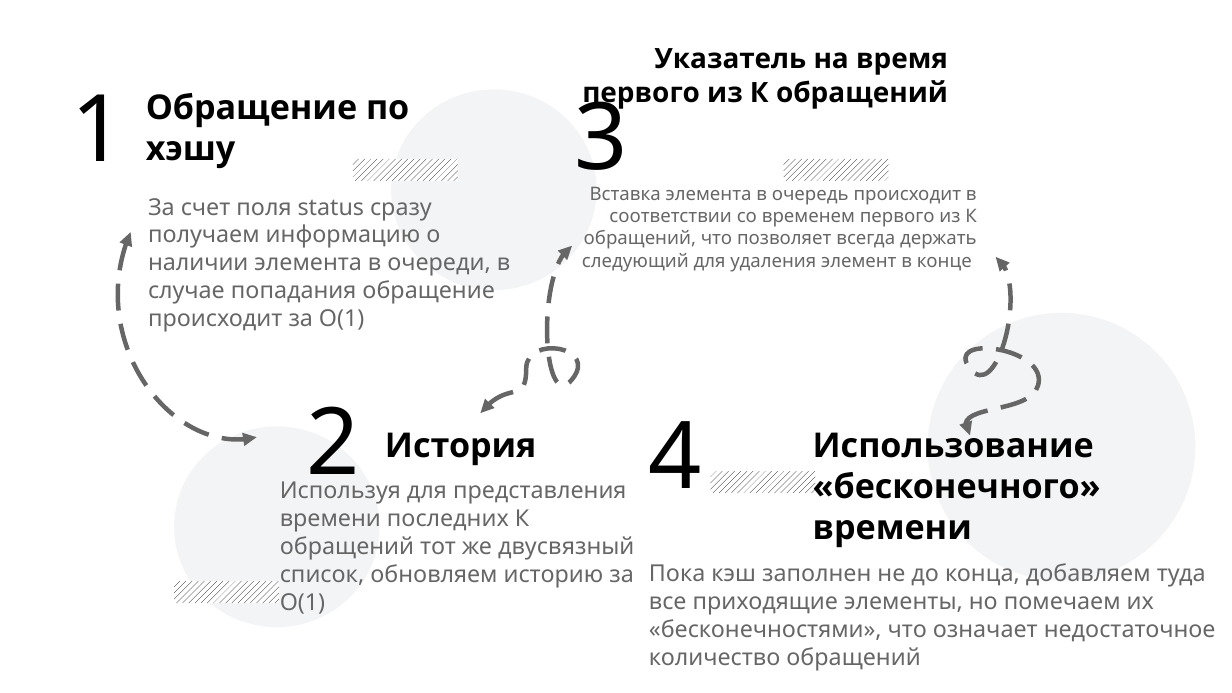
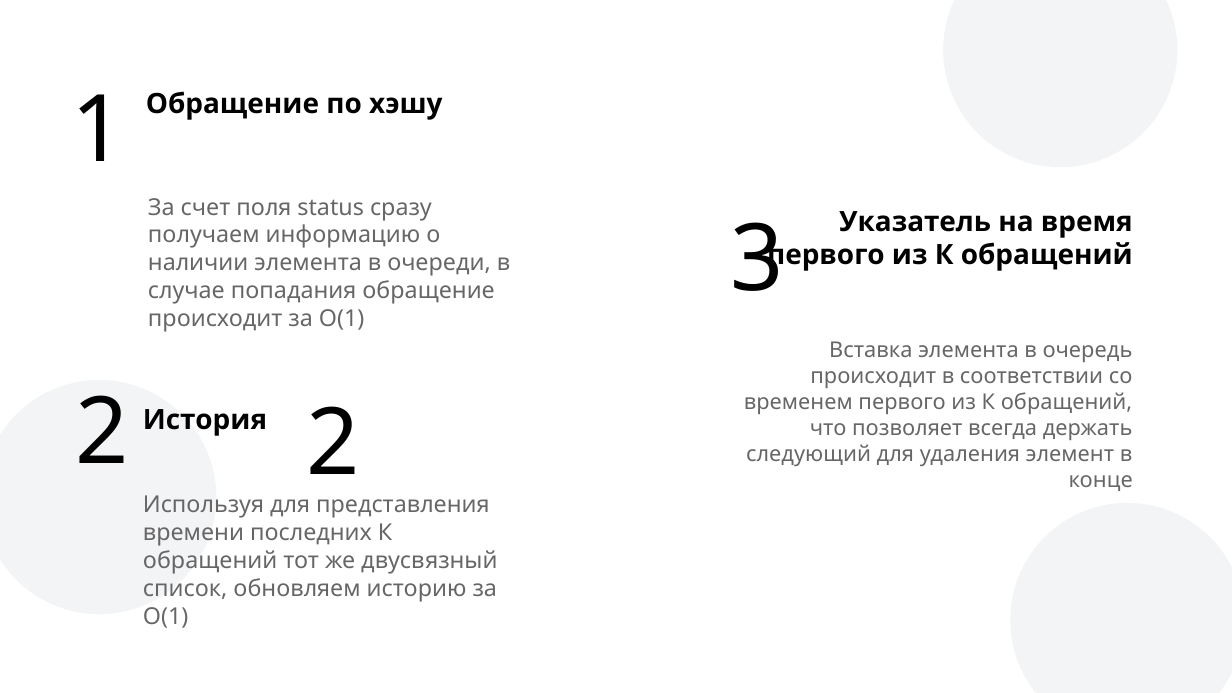
Before and after one commit to andreyStrachuk/LRU-K, a slide deck: slide 25 of Theory/Презентация LRU-K.pptx. Drawn at 1232x693 pixels with LibreOffice and Linux fonts; fonts in the diff are those of the drawing; background and template pictures are left out. Boxes give left, top, right and bottom in pixels: in the first picture for what was removed or moved away, otherwise in the second. Text is boxed around its words. In the diff, an @@ line names an element or a change of style, - is before the commit and + after.

```diff
--- a/Theory/Презентация LRU-K.pptx
+++ b/Theory/Презентация LRU-K.pptx
@@ ellipse: place and size @@
-ellipse at [391,89,597,291]
+ellipse at [944,0,1178,168]
@@ text "Обращение по хэшу" at [146,91,442,120]: size 22 to 18 pt @@
@@ rectangle removed at [353,159,458,181] @@
@@ rectangle removed at [784,159,889,181] @@
@@ text "3" rewrapped from [575,86,628,193] to [730,222,783,291] @@
@@ text "Указатель на время первого из ...": place and size @@
-text "Указатель на время первого из ..." at [582,48,948,109]
+text "Указатель на время первого из ..." at [767,211,1133,272]
@@ freeform shape removed at [86,233,257,458] @@
@@ freeform shape removed at [481,246,599,414] @@
@@ freeform shape removed at [945,257,1040,436] @@
@@ text "Вставка элемента в очередь происходит ...": place and size @@
-text "Вставка элемента в очередь происходит ..." at [582,186,977,272]
+text "Вставка элемента в очередь происходит ..." at [744,341,1133,491]
@@ text "Вставка элемента в очередь происходит ..." at [744,341,1133,491]: size 12 to 14 pt @@
@@ ellipse: place and size @@
-ellipse at [174,427,380,628]
+ellipse at [0,380,217,615]
@@ text added at [76,395,129,463], 60 pt, text #000000 @@
+2
@@ text "История" at [143,409,267,436]: size 22 to 18 pt @@
@@ text "История": place and size @@
-text "История" at [385,432,537,466]
+text "История" at [143,409,267,436]
@@ text removed at [649,421,702,488] @@
-4
@@ text removed at [813,425,1101,548] @@
-Использование «бесконечного»
-времени
@@ rectangle removed at [711,472,816,494] @@
@@ text "Используя для представления времени последних ...": place and size @@
-text "Используя для представления времени последних ..." at [280,481,634,614]
+text "Используя для представления времени последних ..." at [143,495,497,628]
@@ ellipse: place and size @@
-ellipse at [928,313,1196,581]
+ellipse at [1011,503,1232,693]
@@ text removed at [649,563,1216,671] @@
-Пока кэш заполнен не до конца, добавляем туда все приходящие элементы, но помечаем их «бесконечностями», что означает недостаточное количество обращений
@@ rectangle removed at [174,581,279,604] @@
```
Also in this commit, not shown: 29 other slides changed.
